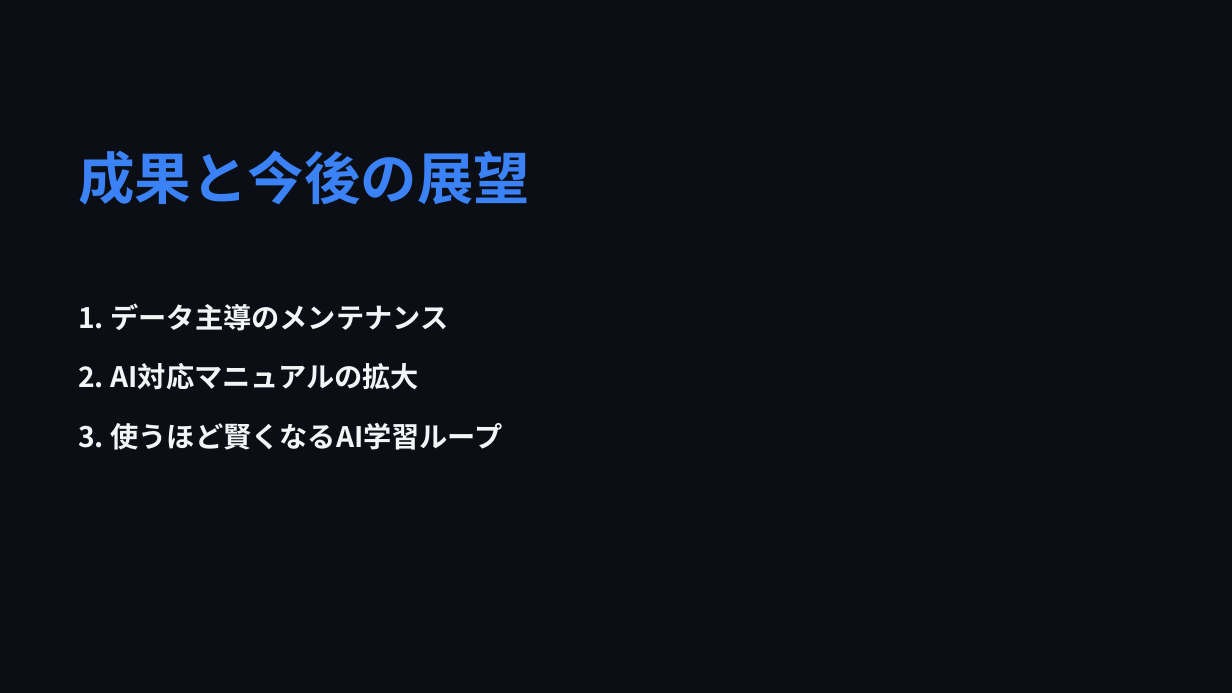
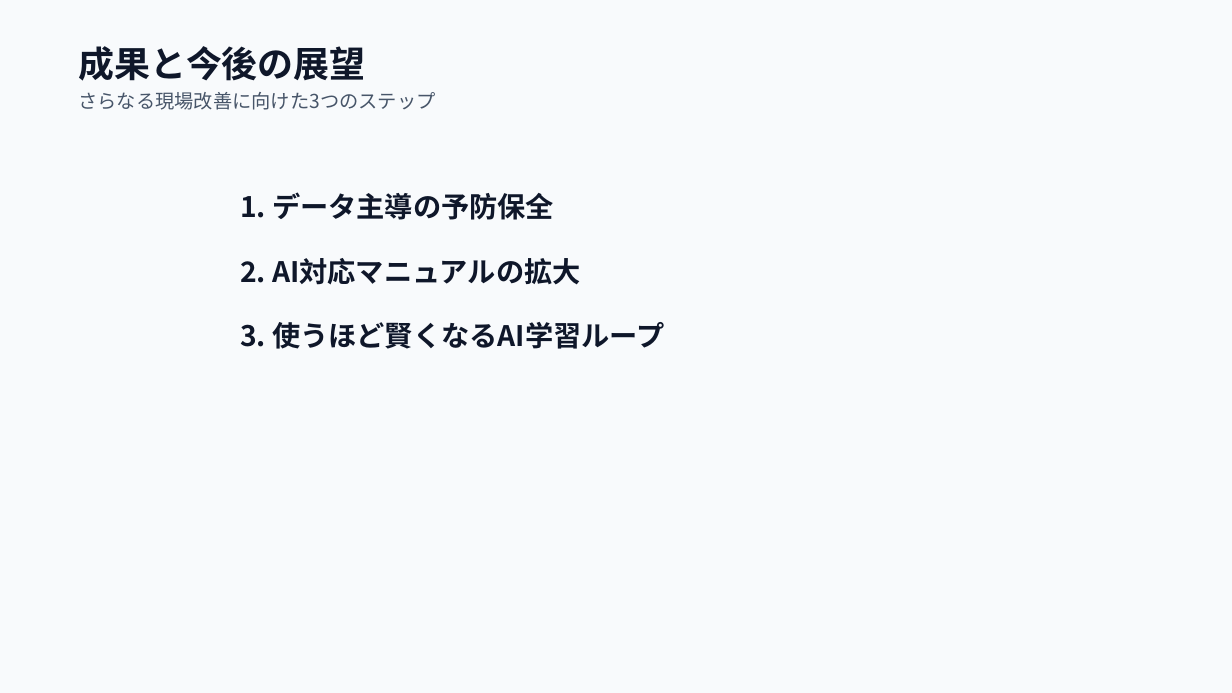
Before and after one commit to markjosephdsgatdula-dotcom/seibi-app-presentation, a slide deck: slide 9 of seibi_presentation.pptx (slide 8 before the commit). Drawn at 1232x693 pixels with LibreOffice and Linux fonts; fonts in the diff are those of the drawing. Boxes give left, top, right and bottom in pixels: in the first picture for what was removed or moved away, otherwise in the second. Text is boxed around its words. In the diff, an @@ line names an element or a change of style, - is before the commit and + after.

Commit message:
Update presentation to 12-slide Light Theme layout: reduced text density, restored Layout Map slide, high contrast for factory projectors

```diff
--- a/seibi_presentation.pptx
+++ b/seibi_presentation.pptx
@@ background #0B0E14 to #F8FAFC @@
@@ text "成果と今後の展望": place and size @@
-text "成果と今後の展望" at box(78, 150, 530, 205)
+text "成果と今後の展望" at box(78, 46, 435, 110)
@@ text at box(78, 46, 365, 81): size 44 to 28 pt, text colour #3B82F6 to #0F172A in "成果と今後の展望" @@
@@ text at box(78, 92, 435, 110): paragraph added @@
+さらなる現場改善に向けた3つのステップ
@@ text "1. データ主導の予防保全": place and size @@
-text "1. データ主導の予防保全" at box(78, 303, 503, 450)
+text "1. データ主導の予防保全" at box(240, 192, 664, 349)
@@ text at box(240, 192, 554, 220): text changed; text colour #F3F4F6 to #0F172A @@
-1. データ主導のメンテナンス
+1. データ主導の予防保全
@@ text at box(240, 258, 664, 349): text colour #F3F4F6 to #0F172A in "2. AI対応マニュアルの拡大", "3. 使うほど賢くなるAI学習ループ"; more space between paragraphs @@
```
Also in this commit, not shown: 6 other slides changed, 5 slides added, 4 slides removed, 20 other files.
